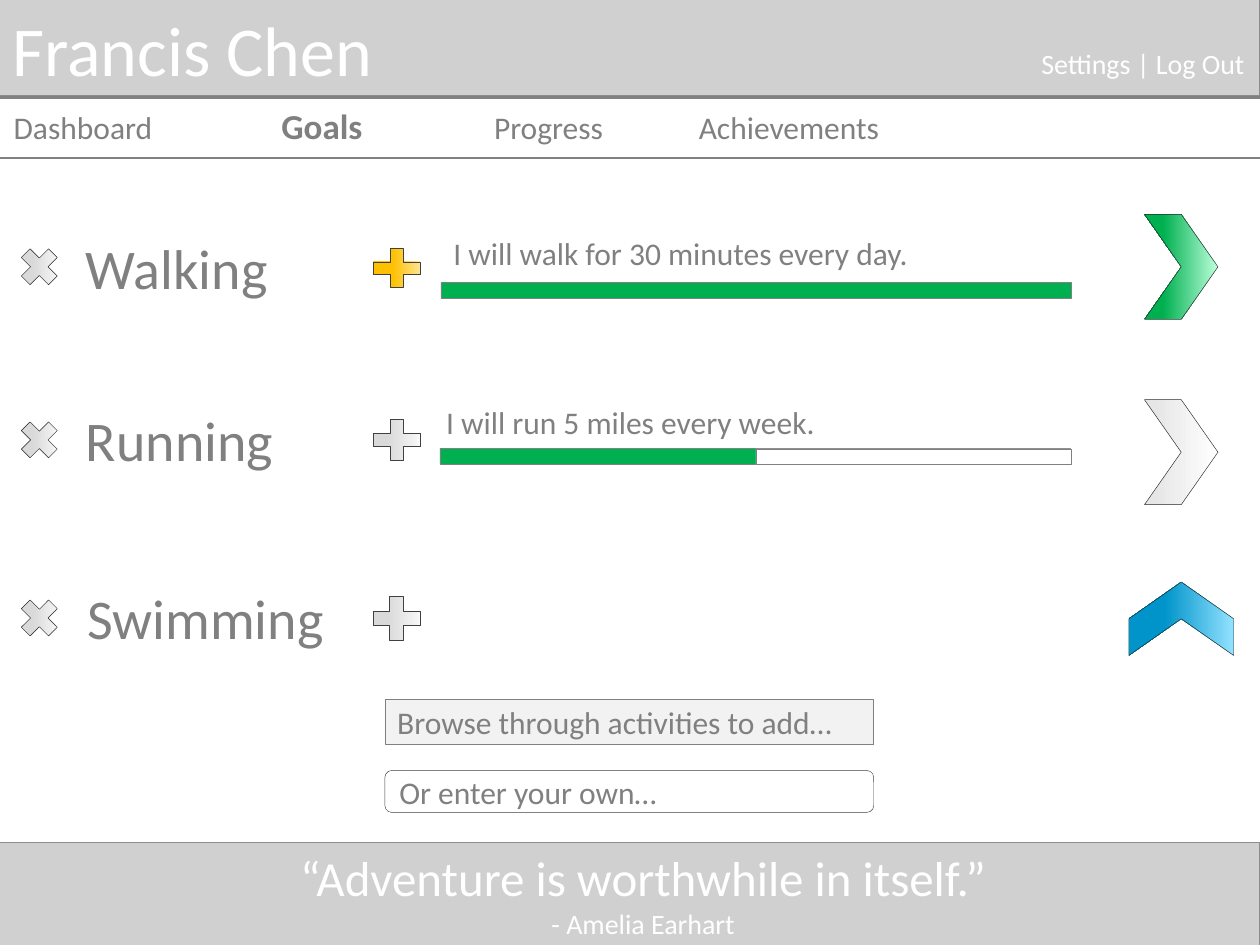
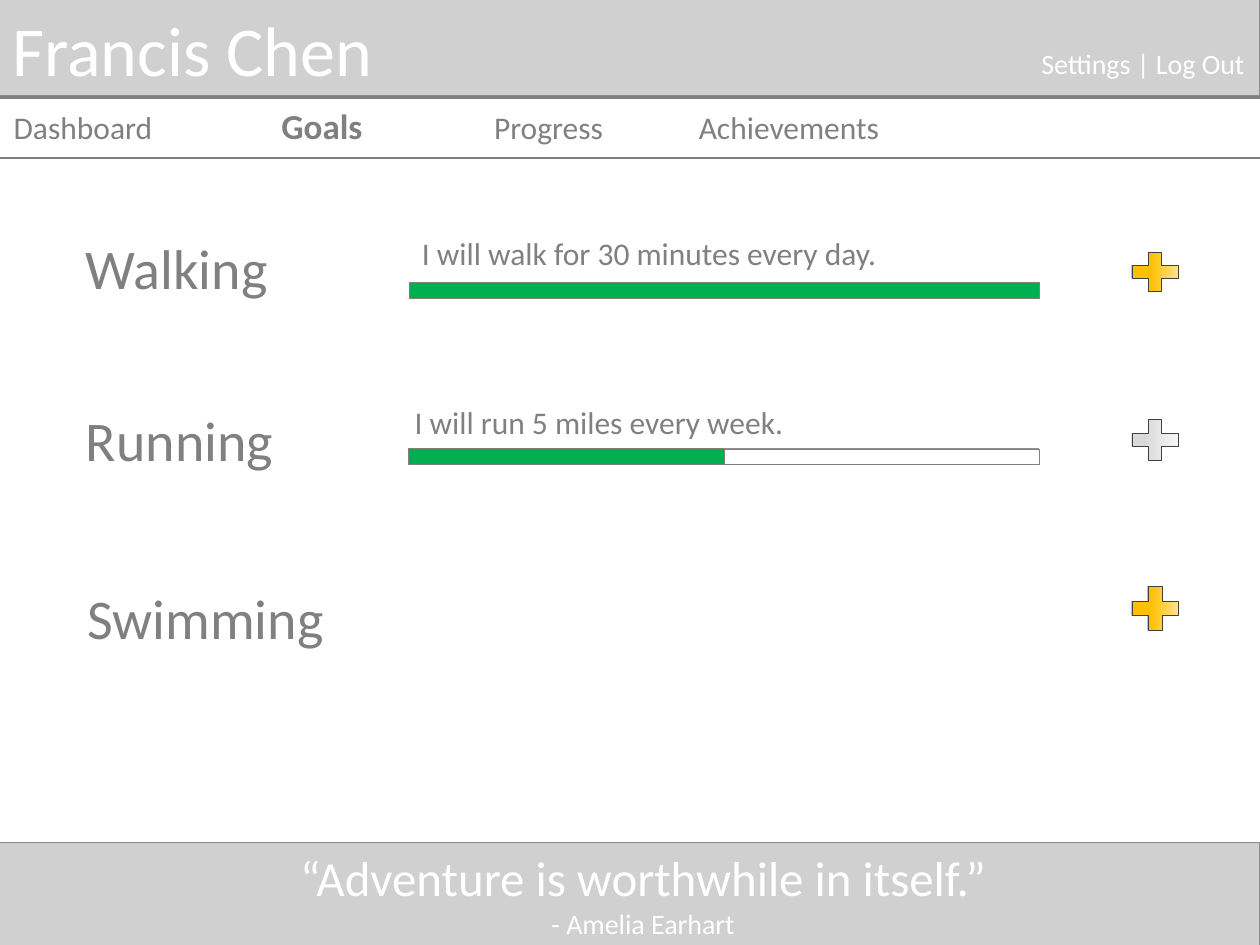
Before and after one commit to fxchen12/AlphaBrosPublic, a slide deck: slide 1 of docs/Mockups/First Draft/Draft Goals Mockup.pptx. Drawn at 1260x945 pixels with LibreOffice and Linux fonts; fonts in the diff are those of the drawing; grey boxes stand for pictures. Boxes give left, top, right and bottom in pixels: in the first picture for what was removed or moved away, otherwise in the second. Text is boxed around its words. In the diff, an @@ line names an element or a change of style, - is before the commit and + after.

```diff
--- a/docs/Mockups/First Draft/Draft Goals Mockup.pptx
+++ b/docs/Mockups/First Draft/Draft Goals Mockup.pptx
@@ chevron removed at (x1=1144, y1=214, x2=1217, y2=319) @@
@@ cross removed at (x1=13, y1=241, x2=66, y2=294) @@
@@ plus sign moved from (x1=365, y1=242, x2=428, y2=295) to (x1=1124, y1=244, x2=1187, y2=297) @@
@@ cross removed at (x1=13, y1=413, x2=66, y2=466) @@
@@ plus sign moved from (x1=365, y1=412, x2=428, y2=467) to (x1=1124, y1=412, x2=1187, y2=467) @@
@@ chevron removed at (x1=1144, y1=399, x2=1217, y2=504) @@
@@ 3 rectangles, 2 texts moved together from (x1=440, y1=243, x2=1071, y2=465) to (x1=408, y1=243, x2=1040, y2=465) @@
@@ cross removed at (x1=13, y1=592, x2=66, y2=645) @@
@@ plus sign moved from (x1=365, y1=588, x2=428, y2=648) to (x1=1124, y1=578, x2=1187, y2=638) @@
@@ plus sign at (x1=1124, y1=578, x2=1187, y2=638): fill gradient #FFFFFF to #D9D9D9 to gradient #FFEDB8 to #FFC000 @@
@@ chevron removed at (x1=1128, y1=581, x2=1233, y2=655) @@
@@ rectangle removed at (x1=384, y1=699, x2=873, y2=745) @@
-Browse through activities to add…
@@ rounded rectangle removed at (x1=384, y1=770, x2=873, y2=811) @@
-Or enter your own…
```
Also in this commit, not shown: 12 other files.
